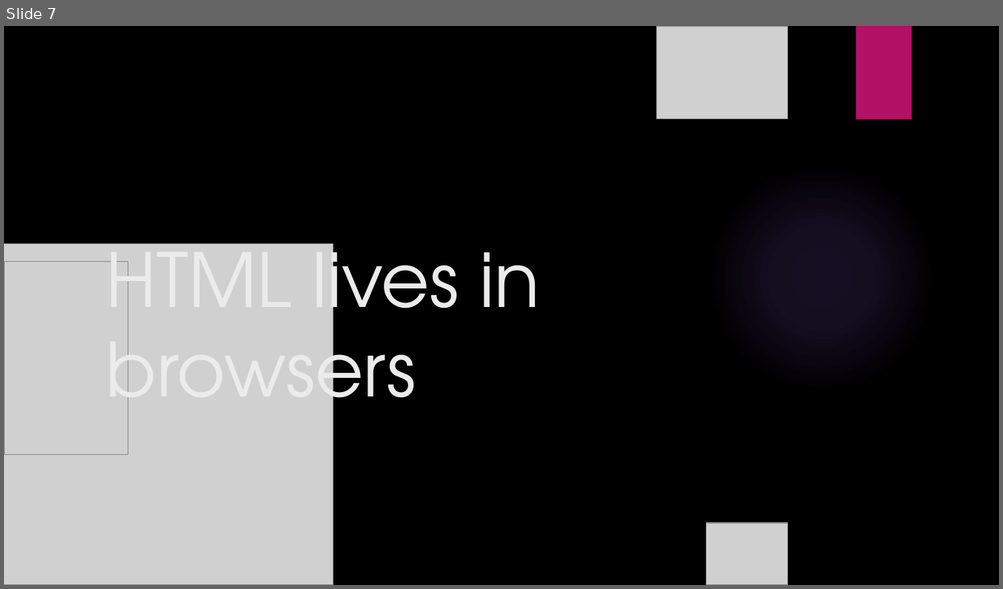
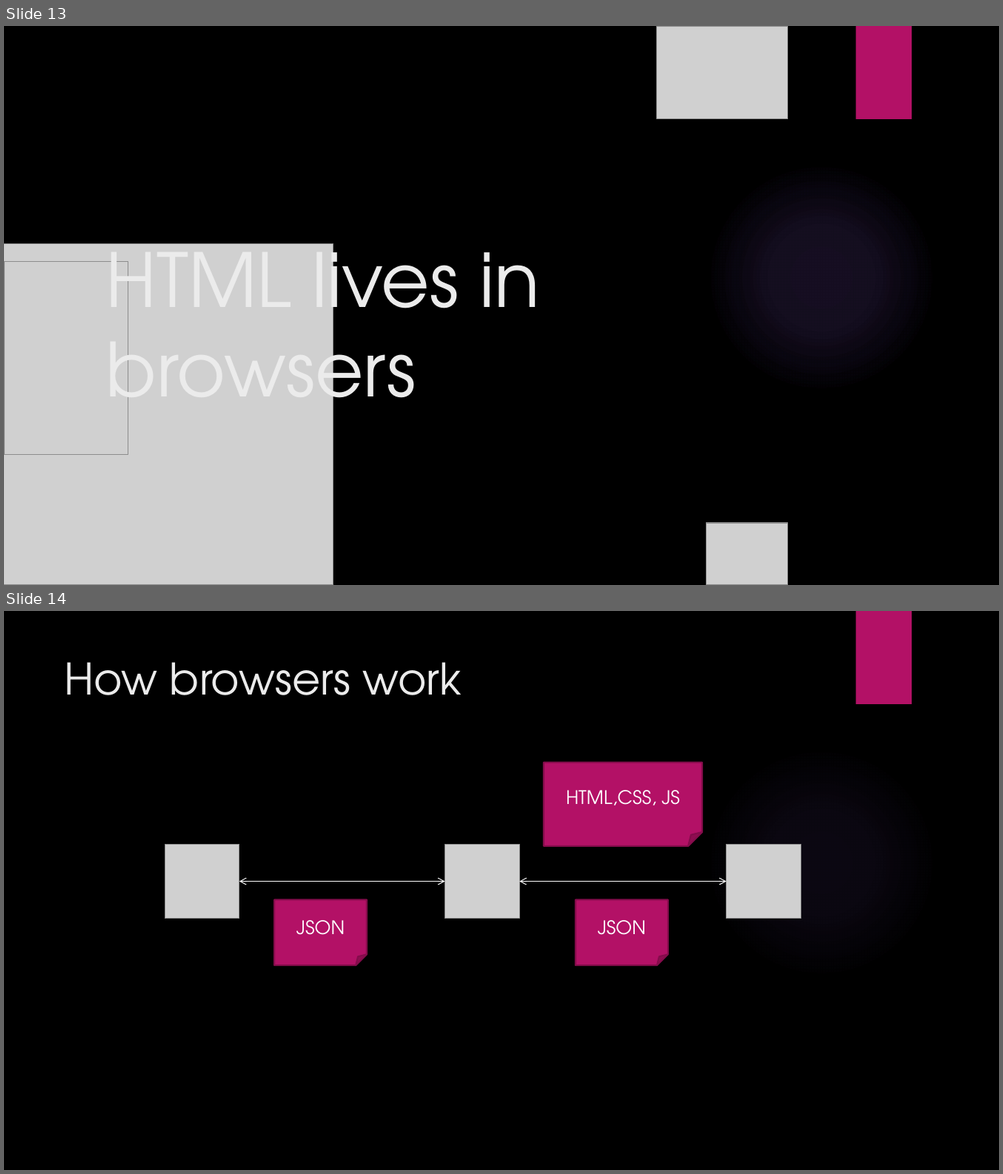
Before and after one commit to talyaron/full-stack, a slide deck: HTML/01-introduction/introduction.pptx. Shown one above the other, each under a label of ours: slide 7 before the commit, slides 13 and 14 after it. The pictures are 1003x589 and 1003x1174 pixels, drawn with LibreOffice and Linux fonts; fonts in the diff are those of the drawing; grey boxes stand for pictures; background and template pictures are left out. Boxes give left, top, right and bottom in pixels: in the first picture for what was removed or moved away, otherwise in the second. Text is boxed around its words. In the diff, an @@ line names an element or a change of style, - is before the commit and + after.

```diff
--- a/HTML/01-introduction/introduction.pptx
+++ b/HTML/01-introduction/introduction.pptx
@@ slide 14 added at <box>4,611,999,1170</box>, background picture (left out); not listed: 1 template element that a slide beside it also shows @@
@@ rectangle added at <box>855,611,911,704</box>, fill #B31166 @@
@@ title added at <box>64,662,461,695</box>, 42 pt, text #EBEBEB @@
+How browsers work
@@ folded corner added at <box>543,763,702,846</box>, fill #B31166, outline #840D4B 1.5 pt, 18 pt, text #FFFFFF @@
+HTML,CSS, JS
@@ picture added at <box>165,845,239,919</box> @@
@@ picture added at <box>445,845,520,919</box> @@
@@ picture added at <box>726,845,801,919</box> @@
@@ double arrow added from (445, 882) to (239, 882), #FFFFFF 0.75 pt @@
@@ double arrow added from (520, 882) to (726, 882), #FFFFFF 0.75 pt @@
@@ folded corner added at <box>274,900,367,965</box>, fill #B31166, outline #840D4B 1.5 pt, 18 pt, text #FFFFFF @@
+JSON
@@ folded corner added at <box>575,900,668,965</box>, fill #B31166, outline #840D4B 1.5 pt, 18 pt, text #FFFFFF @@
+JSON
@@ what was slide 7 is now slide 13 @@
```
Also in this commit, not shown: 4 other slides added, 5 other files.
